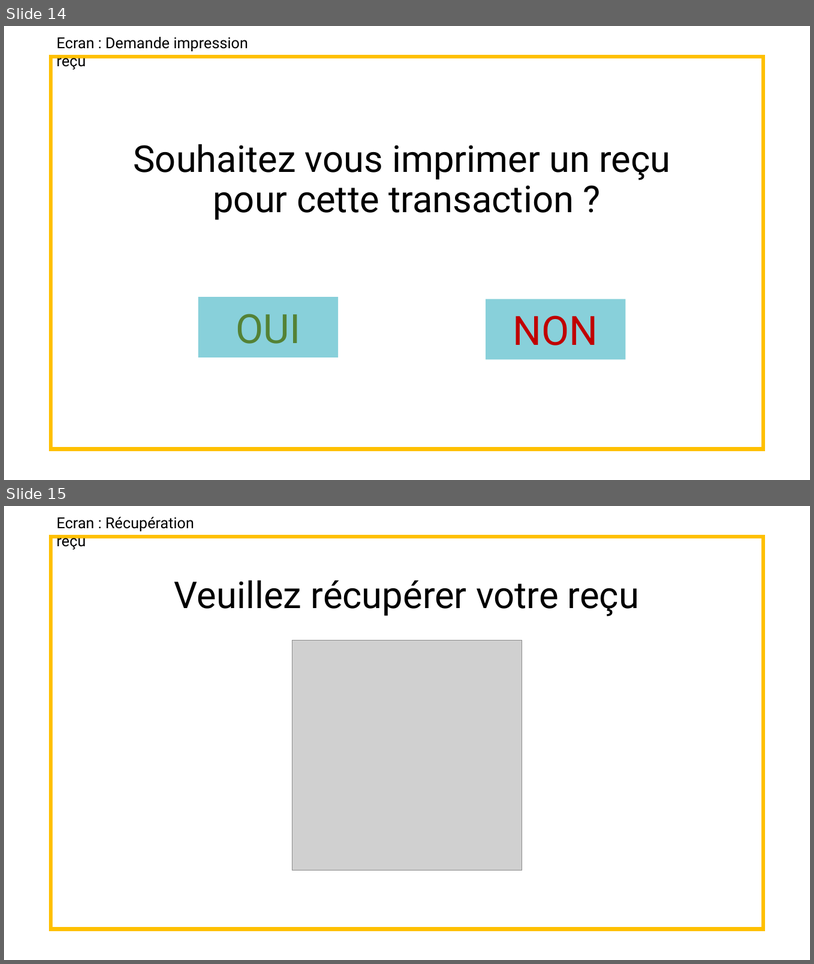
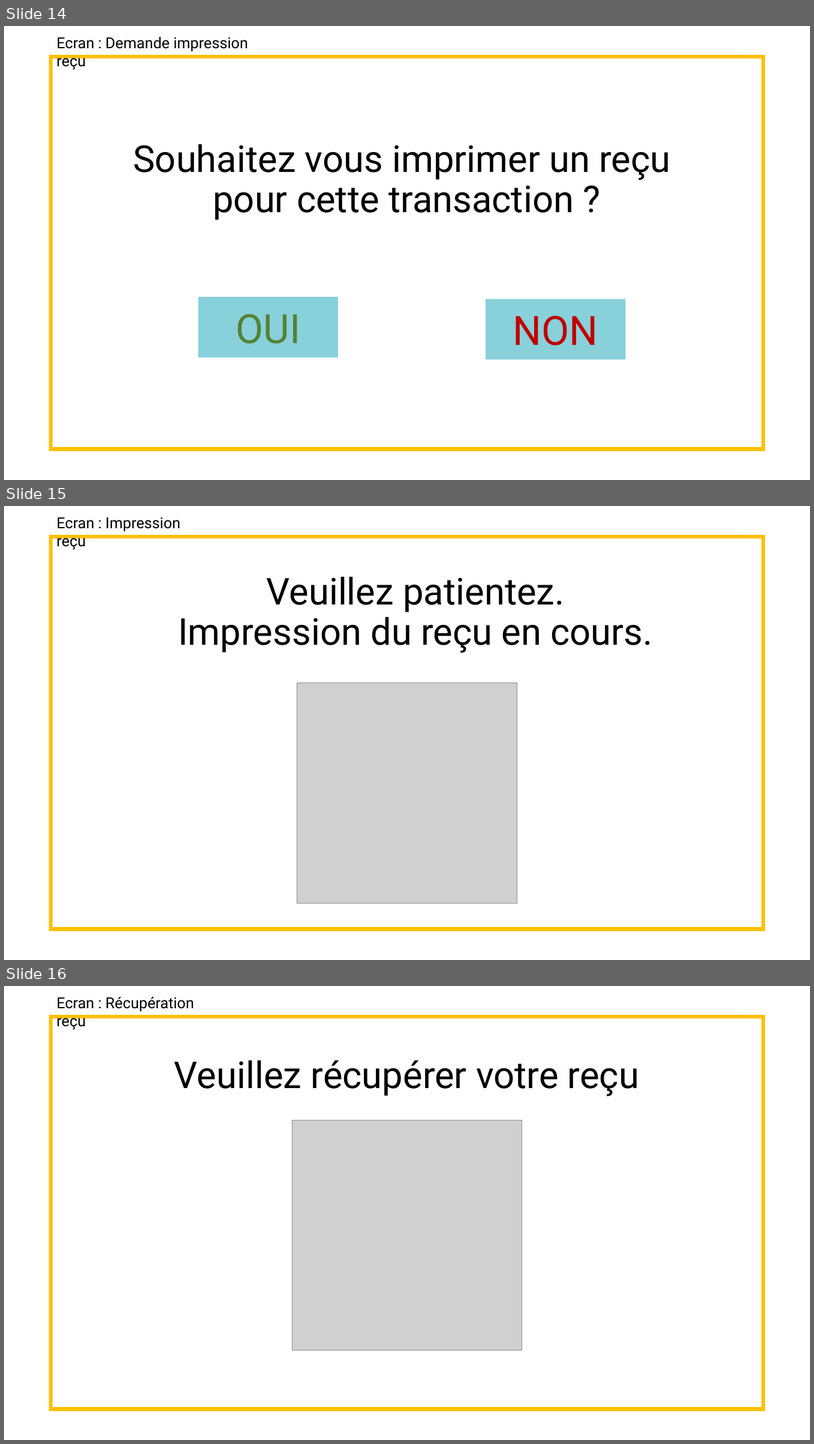
Before and after one commit to Whyuki/CDA_2005, a slide deck: FOAD_Unified_Process/GAB/maquettage et diagramme de navigabilité_GAB_retirer de l'argent dont s'identifier.pptx. Shown one above the other, each under a label of ours: slides 14 and 15 before the commit, slides 14, 15 and 16 after it. The pictures are 814x964 and 814x1444 pixels, drawn with LibreOffice and Linux fonts; fonts in the diff are those of the drawing; grey boxes stand for pictures. Boxes give left, top, right and bottom in pixels: in the first picture for what was removed or moved away, otherwise in the second. Text is boxed around its words. In the diff, an @@ line names an element or a change of style, - is before the commit and + after.

Commit message:
UP _ exo GAB maquette et diagramme navigabilité retirer de l'argent dans sa banque update add ecran patientez impression reçu

```diff
--- a/FOAD_Unified_Process/GAB/maquettage et diagramme de navigabilité_GAB_retirer de l'argent dont s'identifier.pptx
+++ b/FOAD_Unified_Process/GAB/maquettage et diagramme de navigabilité_GAB_retirer de l'argent dont s'identifier.pptx
@@ slide 15 added at (x1=4, y1=506, x2=810, y2=960), background #FFFFFF @@
@@ text added at (x1=57, y1=517, x2=180, y2=550), 18 pt, text #000000 @@
+Ecran : Impression reçu
@@ rectangle added at (x1=51, y1=537, x2=764, y2=929), outline #FFC000 4.5 pt @@
@@ title added at (x1=178, y1=576, x2=653, y2=653), 44 pt, text #000000 @@
+Veuillez patientez.
+Impression du reçu en cours.
@@ picture added at (x1=297, y1=682, x2=517, y2=902) @@
@@ what was slide 15 is now slide 16 @@
```
Also in this commit, not shown: 1 slide changed, 2 other files.
